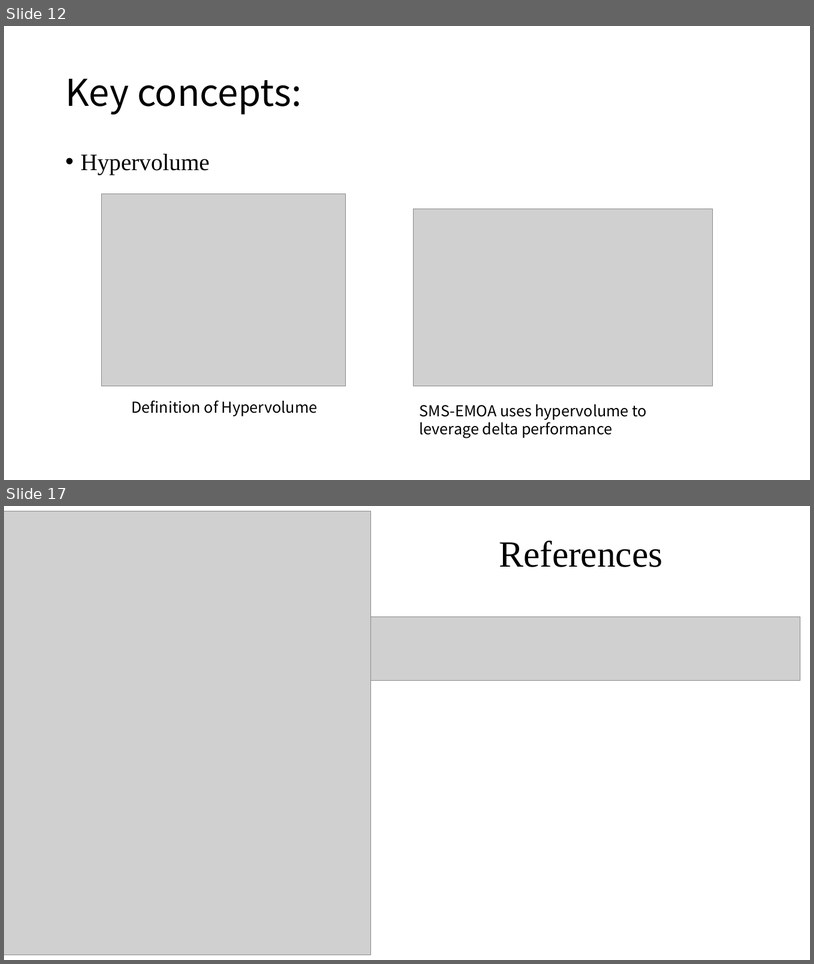
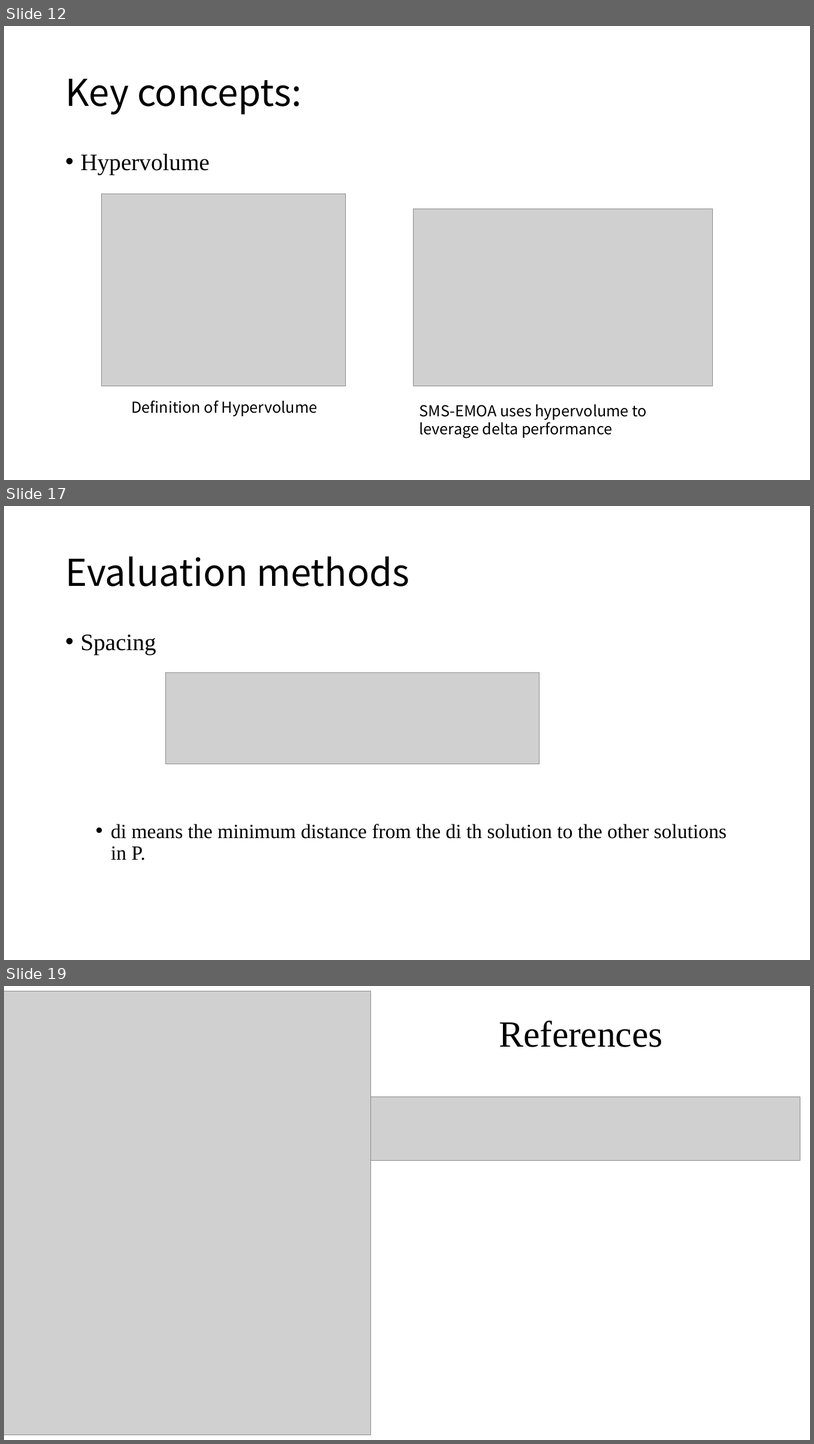
Before and after one commit to Nore-i/GP-Hybrid, a slide deck: presentation-first.pptx. Shown one above the other, each under a label of ours: slides 12 and 17 before the commit, slides 12, 17 and 19 after it; the slides between them are not shown. The pictures are 814x964 and 814x1444 pixels, drawn with LibreOffice and Linux fonts; fonts in the diff are those of the drawing; grey boxes stand for pictures. Boxes give left, top, right and bottom in pixels: in the first picture for what was removed or moved away, otherwise in the second. Text is boxed around its words. In the diff, an @@ line names an element or a change of style, - is before the commit and + after.

```diff
--- a/presentation-first.pptx
+++ b/presentation-first.pptx
@@ slide 17 added at [4,506,810,960], background #FFFFFF @@
@@ title added at [65,556,410,586], 44 pt, text #000000 @@
+Evaluation methods
@@ text added at [81,634,727,860], 24 pt, text #000000 @@
+• Spacing
+  • di means the minimum distance from the di th solution to the other solutions in P.
@@ picture added at [166,673,540,764] @@
@@ what was slide 17 is now slide 19 @@
```
Also in this commit, not shown: 14 slides changed, 1 other slide added.
